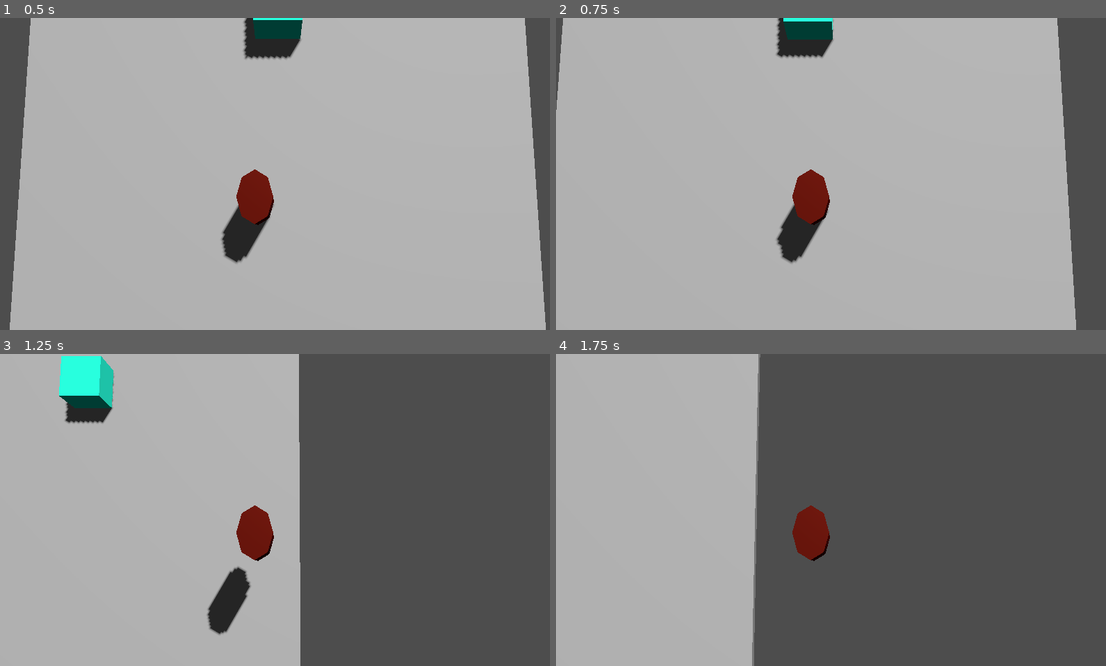
Above: before the commit, frames 1-4 (two rows, left to right).
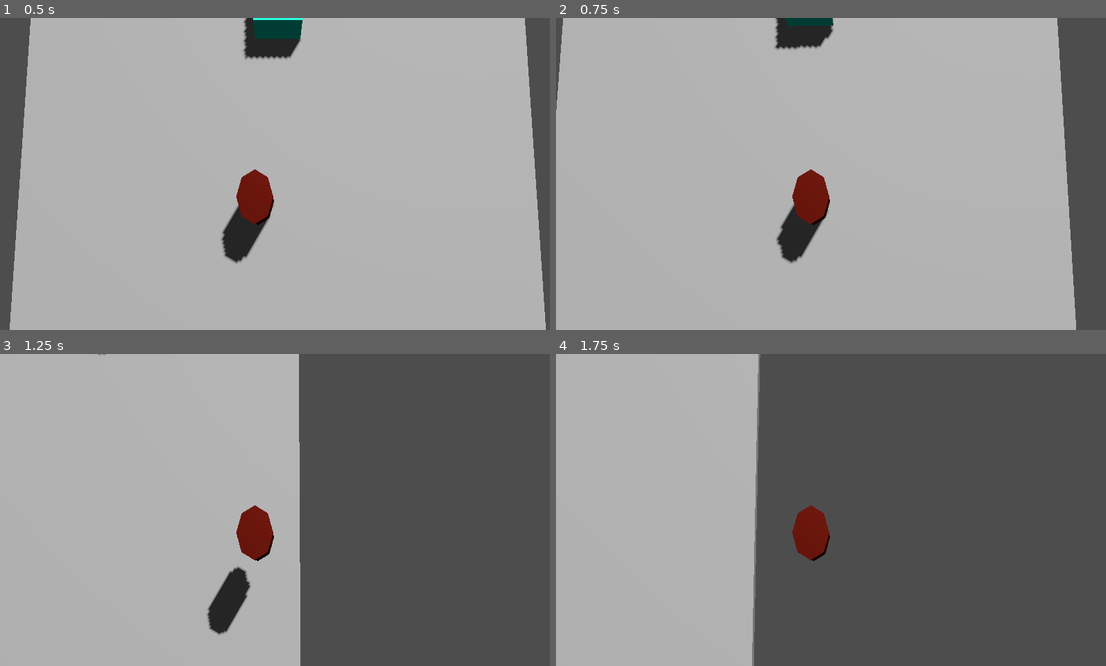
Above: after the commit, the same moments.

Repository: Ra-vanTech/ProjectBoozeArmy
Game: Godot game, scene res://Escena1_BoozeArmy.tscn
The game is run twice, just before and just after one commit, with the same random seed, the same clock (stepped at 60 frames per second) and the same inputs.
Inputs (mouse positions are in pixels of both pictures, inside the frame that each line leads up to):
- Up to frame 1 (0.5 s): no input
- Up to frame 2 (0.75 s): move the mouse to (957, 158) at 0.52 s; hold D (move_right) from 0.53 s (still down); right-click (957, 158) at 0.6 s
- Up to frame 3 (1.25 s): keep holding D (move_right); tap Space (jump) at 0.77 s
- Up to frame 4 (1.75 s): move the mouse to (721, 525) at 1.27 s; release D (move_right) at 1.28 s; hold S (move_back) from 1.28 s (still down); right-click (721, 525) at 1.35 s; tap Space (jump) at 1.52 s

Frame 1 is identical in both runs. In frame 2, 0.9% of the frame differs, in the area x 39-51%, y 0-13%; in frame 3, 1.9%, in the area x 10-21%, y 0-23%; in frame 4, nothing differs.

Commit message:
Disparo de proyectil añadido desde el cilindro
🤖 Generated with [Claude Code](https://claude.com/claude-code)

Co-Authored-By: Claude <noreply@anthropic.com>

Diff:
--- a/player_move.gd
+++ b/player_move.gd
@@ -4,8 +4,14 @@
 @export var accel: float = 15.0
 @export var push_strength: float = 1.0
 @export var jump_velocity: float = 5.0
+@export var projectile_speed: float = 20.0
 
 var gravity: float = float(ProjectSettings.get_setting("physics/3d/default_gravity"))
+
+# Precargar la escena del proyectil
+const PROJECTILE_SCENE: PackedScene = preload("res://projectile.tscn")
+
+@onready var camera: Camera3D = $Camera3D
 
 func _physics_process(delta: float) -> void:
 	# Gravedad
@@ -26,6 +32,36 @@
 
 	move_and_slide()
 
+	# Sistema de disparo
+	if Input.is_action_just_pressed("shoot"):
+		shoot()
 
 	if Input.is_action_just_pressed("quit"):
 		get_tree().quit()
+
+func shoot() -> void:
+	if not camera:
+		return
+
+	# Crear instancia del proyectil
+	var projectile: RigidBody3D = PROJECTILE_SCENE.instantiate()
+
+	# Agregar el proyectil a la escena (como hijo del root)
+	get_tree().root.add_child(projectile)
+
+	# Posicionar el proyectil desde el cilindro del jugador
+	# Offset vertical para que salga del centro del cilindro
+	var spawn_height_offset: float = 1.2
+	projectile.global_position = global_position + Vector3(0, spawn_height_offset, 0)
+
+	# Calcular dirección de disparo basada en la cámara
+	# Proyectar la dirección de la cámara en el plano horizontal (XZ)
+	var cam_forward: Vector3 = -camera.global_transform.basis.z
+	var shoot_direction: Vector3 = Vector3(cam_forward.x, 0, cam_forward.z).normalized()
+
+	# Si no hay dirección horizontal, disparar hacia adelante del transform del jugador
+	if shoot_direction.length() < 0.1:
+		shoot_direction = -transform.basis.z
+
+	# Lanzar el proyectil
+	projectile.launch(shoot_direction)
--- a/project.godot
+++ b/project.godot
@@ -48,6 +48,11 @@
 "events": [Object(InputEventKey,"resource_local_to_scene":false,"resource_name":"","device":0,"window_id":0,"alt_presse …(189 unchanged characters)…
 ]
 }
+shoot={
+"deadzone": 0.2,
+"events": [Object(InputEventMouseButton,"resource_local_to_scene":false,"resource_name":"","device":-1,"window_id":0,"alt_pressed":false,"shift_pressed":false,"ctrl_pressed":false,"meta_pressed":false,"button_mask":2,"position":Vector2(0, 0),"global_position":Vector2(0, 0),"factor":1.0,"button_index":2,"canceled":false,"pressed":true,"double_click":false,"script":null)
+]
+}
 
 [rendering]
 
--- /dev/null
+++ b/projectile.gd
@@ -0,0 +1,30 @@
+extends RigidBody3D
+
+@export var speed: float = 20.0
+@export var push_force: float = 10.0
+@export var lifetime: float = 5.0
+
+func _ready() -> void:
+	# Configurar el proyectil
+	contact_monitor = true
+	max_contacts_reported = 4
+
+	# Autodestruir después del tiempo de vida
+	var timer := get_tree().create_timer(lifetime)
+	timer.timeout.connect(_on_lifetime_expired)
+
+func launch(direction: Vector3) -> void:
+	# Aplicar velocidad inicial
+	linear_velocity = direction.normalized() * speed
+
+func _on_body_entered(body: Node) -> void:
+	# Si golpea un RigidBody3D, aplicar fuerza
+	if body is RigidBody3D:
+		var push_dir: Vector3 = linear_velocity.normalized()
+		body.apply_central_impulse(push_dir * push_force)
+
+	# Destruir el proyectil al impactar
+	queue_free()
+
+func _on_lifetime_expired() -> void:
+	queue_free()
--- /dev/null
+++ b/projectile.tscn
@@ -0,0 +1,34 @@
+[gd_scene load_steps=4 format=3 uid="uid://b7h3y5x8qv2oc"]
+
+[ext_resource type="Script" path="res://projectile.gd" id="1_m3h5k"]
+
+[sub_resource type="SphereShape3D" id="SphereShape3D_1"]
+radius = 0.15
+
+[sub_resource type="SphereMesh" id="SphereMesh_2"]
+radius = 0.15
+height = 0.3
+
+[sub_resource type="StandardMaterial3D" id="StandardMaterial3D_1"]
+albedo_color = Color(1, 0.8, 0.2, 1)
+metallic = 0.7
+roughness = 0.3
+emission_enabled = true
+emission = Color(1, 0.9, 0.4, 1)
+emission_energy_multiplier = 2.0
+
+[node name="Projectile" type="RigidBody3D"]
+mass = 0.1
+gravity_scale = 0.5
+contact_monitor = true
+max_contacts_reported = 4
+script = ExtResource("1_m3h5k")
+
+[node name="CollisionShape3D" type="CollisionShape3D" parent="."]
+shape = SubResource("SphereShape3D_1")
+
+[node name="MeshInstance3D" type="MeshInstance3D" parent="."]
+mesh = SubResource("SphereMesh_2")
+surface_material_override/0 = SubResource("StandardMaterial3D_1")
+
+[connection signal="body_entered" from="." to="." method="_on_body_entered"]
Not shown, added: projectile.gd.uid
